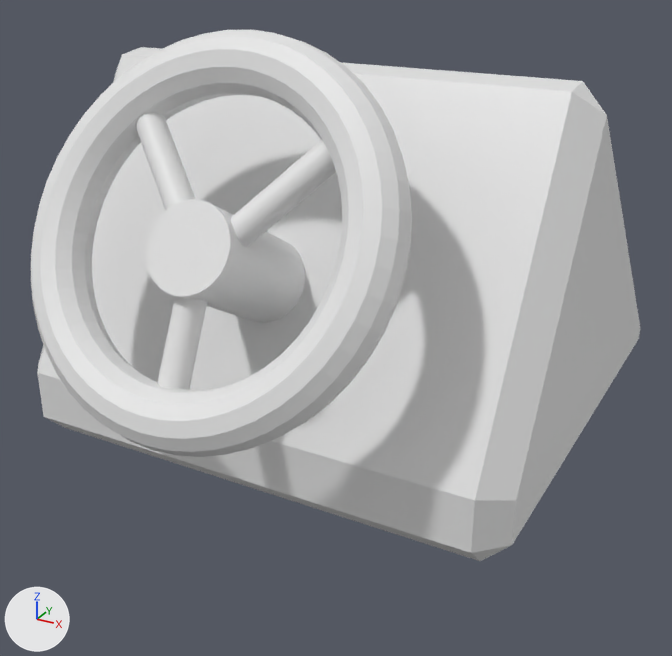
One commit to the FBX model Assets/Groups/Group S/Models/steering_wheel.fbx: the scene before it, then after it.
Rendered twice from a camera (50 mm lens) standing at (1.68, -3.29, 0.91) and looking at (0.05, -0.33, -0.57). Lighting does not change. The marker at lower left points along +X, +Y and +Z. Where no turn or scale is listed for an object, it has been applied to the vertices. Vertices at the same position are counted once.
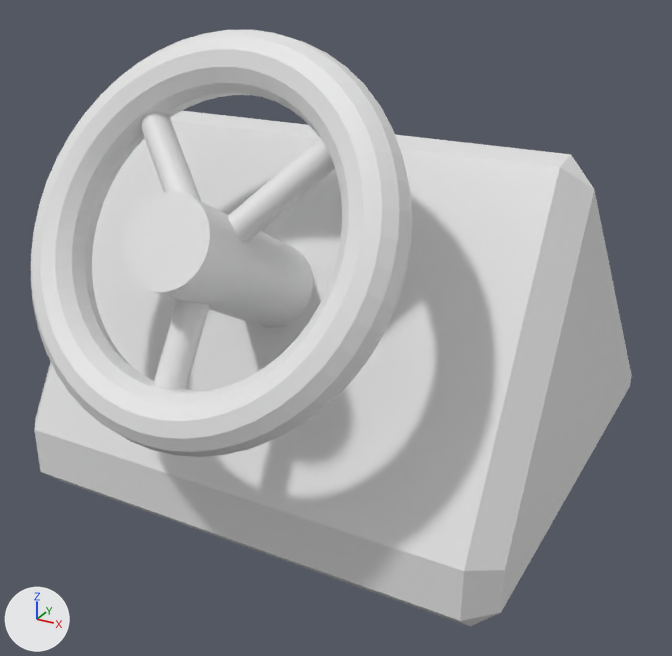
The newer file is also rescaled (x0.325), turned or shifted as a whole; pictures and numbers use the older file's frame.

What changed in the scene script:
```text
Change me_cube:
    where me_cube.from_pydata(...)  # 26 vertices, 26 faces; spans x -1.0..1.0, y -1.0..1.0, z -1.0..0.43
    used by ob_cube; location = (0.0, 0.0, 0.0)
    me_cube part 2: the whole mesh is moved by (0.0, -0.06, -0.23)
Change me_cylinder:
    where me_cylinder.from_pydata(...)  # 128 vertices, 66 faces; spans x -0.15..0.15, y -0.508..0.508, z -0.38..0.38
    used by ob_cylinder; location = (0.0, -0.73, -0.25)
    me_cylinder part 1: the whole mesh is moved by (0.0, -0.097, 0.047)
```

Changed parts and their boxes [x1, y1, x2, y2] in the pictures (672 x 656 px):
'Cube', mesh moved: before [37, 47, 640, 561]; after [34, 111, 632, 626]
'Cylinder', mesh moved: before [146, 199, 305, 323]; after [124, 191, 313, 328]
